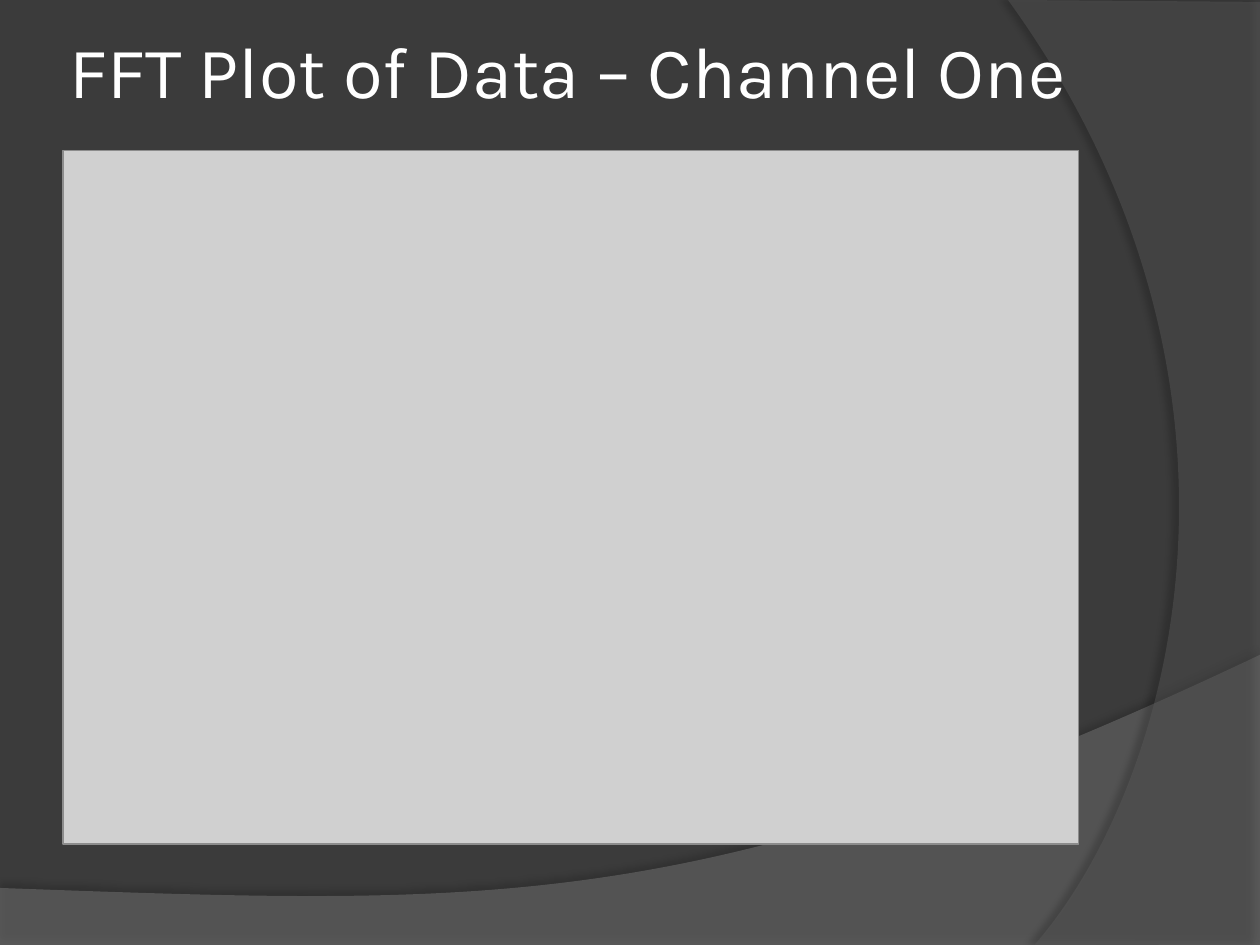
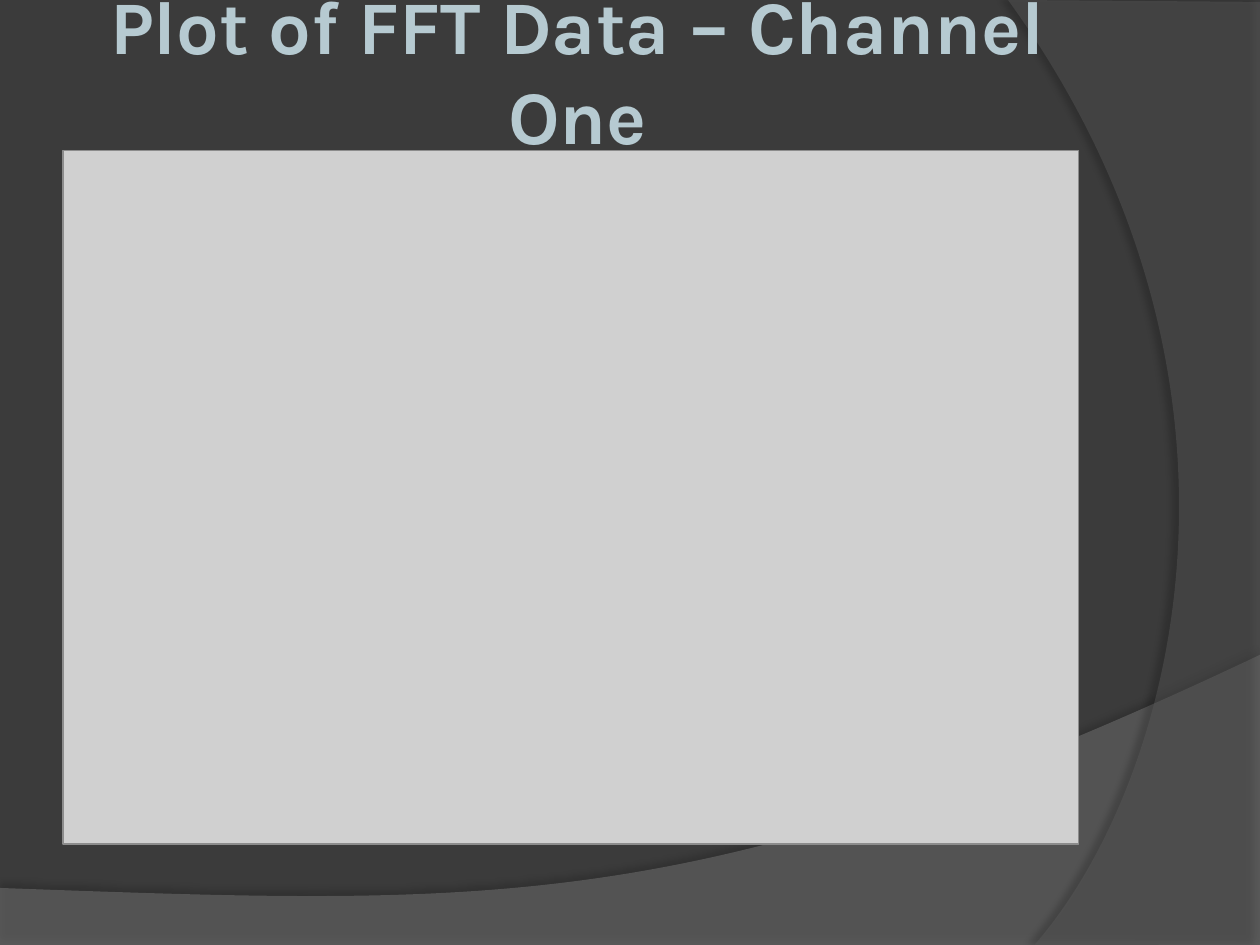
Before and after one commit to edeo/landsat_looker, a slide deck: slide 11 of chad/project/EpilepsyProject.pptx (slide 7 before the commit). Drawn at 1260x945 pixels with LibreOffice and Linux fonts; fonts in the diff are those of the drawing; grey boxes stand for pictures. Boxes give left, top, right and bottom in pixels: in the first picture for what was removed or moved away, otherwise in the second. Text is boxed around its words. In the diff, an @@ line names an element or a change of style, - is before the commit and + after.

```diff
--- a/chad/project/EpilepsyProject.pptx
+++ b/chad/project/EpilepsyProject.pptx
@@ title at bbox=[110, 1, 1044, 163]: text changed; size 41.4 to 43.2 pt; text colour #FFFFFF to gradient #89DEFF to #517682; bold on @@
-FFT Plot of Data – Channel One
+Plot of FFT Data – Channel One
```
Also in this commit, not shown: 9 other slides changed, 7 slides added, 3 slides removed, 1 other file.
